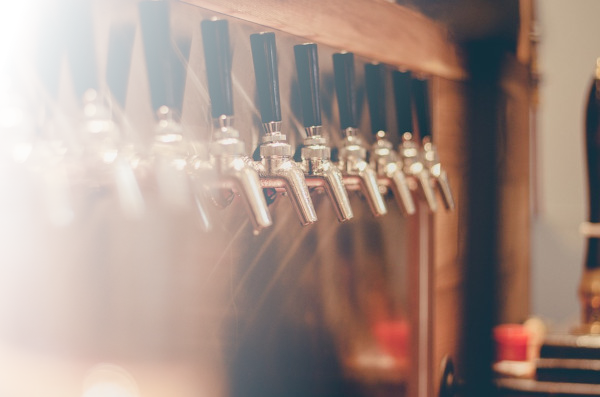
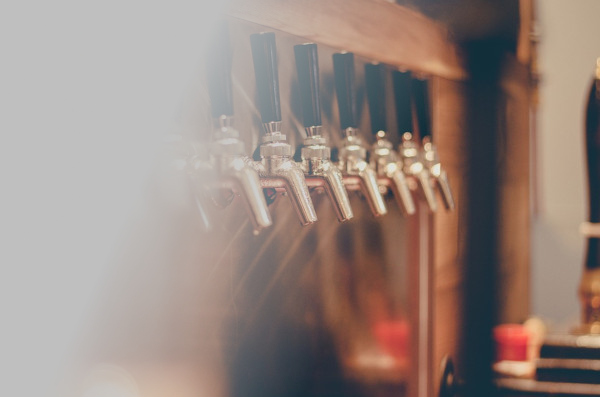
Layered file, before and after one edit (600 x 397). Changes by layer:
painted on "overlay" over (0, 0, 469, 397)
